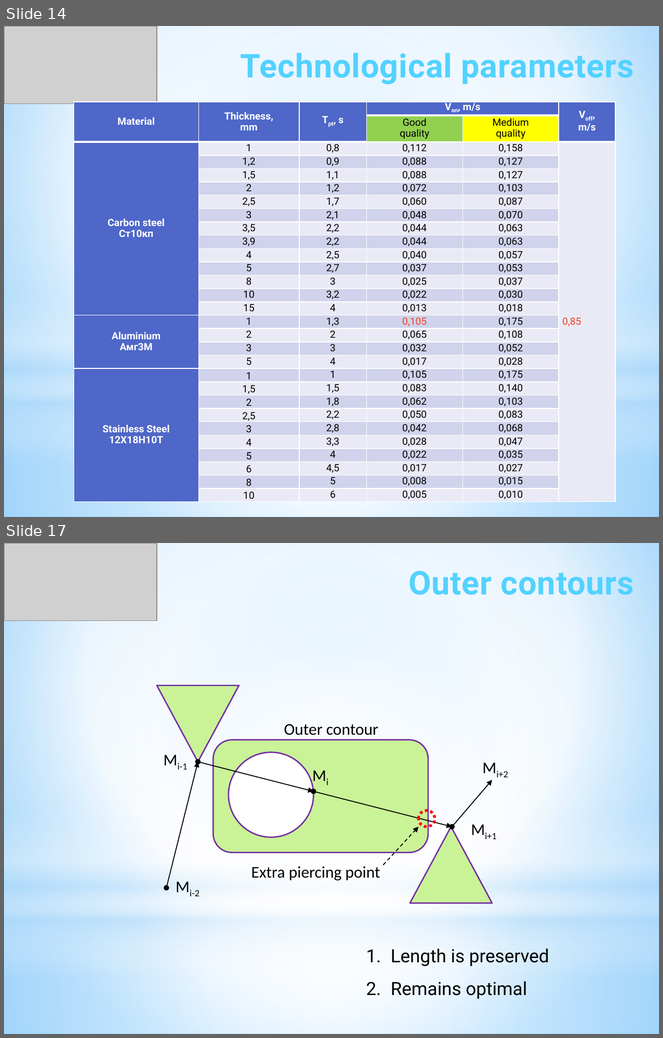
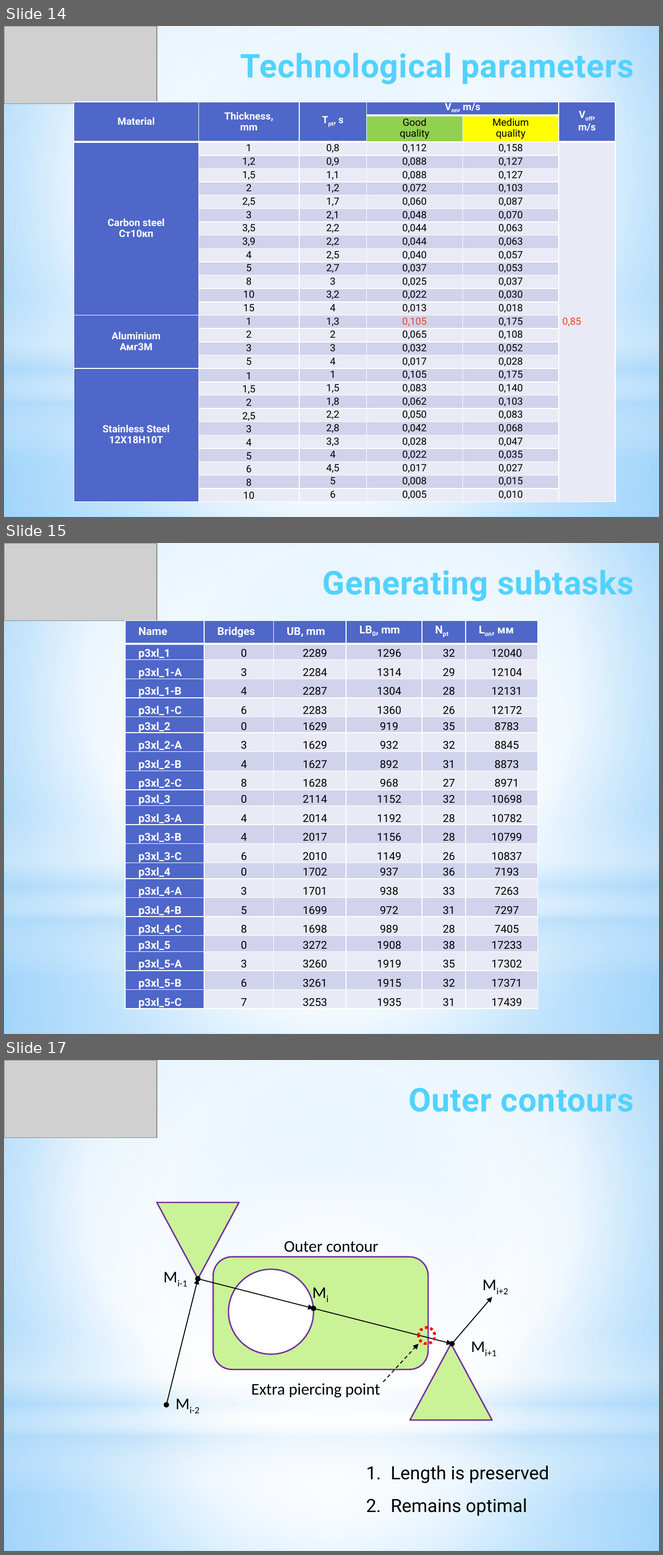
Before and after one commit to ukoloff/LaTeX, a slide deck: 2024/iGSCCP.pptx. Shown one above the other, each under a label of ours: slides 14 and 17 before the commit, slides 14, 15 and 17 after it; the slides between them are not shown. The pictures are 663x1038 and 663x1555 pixels, drawn with LibreOffice and Linux fonts; fonts in the diff are those of the drawing; grey boxes stand for pictures. Boxes give left, top, right and bottom in pixels: in the first picture for what was removed or moved away, otherwise in the second. Text is boxed around its words. In the diff, an @@ line names an element or a change of style, - is before the commit and + after.

Commit message:
Generate subtasks

```diff
--- a/2024/iGSCCP.pptx
+++ b/2024/iGSCCP.pptx
@@ slide 15 added at <box>4,543,659,1034</box>, background gradient #9ED5FF to #FFFFFF to #5BB9FF; not listed: 4 template elements that a slide beside it also shows @@
@@ picture added at <box>4,543,157,621</box> @@
@@ text added at <box>323,570,634,601</box>, 36 pt, text gradient #52D2FF to #20A0CE, bold @@
+Generating subtasks
@@ table added at <box>125,621,539,1012</box>, 21 rows, 6 columns @@
+Name | Bridges | UB, mm | LB0, mm | Npt | Lon, мм
+p3xl_1 | 0 | 2289 | 1296 | 32 | 12040
+p3xl_1-A | 3 | 2284 | 1314 | 29 | 12104
+p3xl_1-B | 4 | 2287 | 1304 | 28 | 12131
+p3xl_1-C | 6 | 2283 | 1360 | 26 | 12172
+p3xl_2 | 0 | 1629 | 919 | 35 | 8783
+p3xl_2-A | 3 | 1629 | 932 | 32 | 8845
+p3xl_2-B | 4 | 1627 | 892 | 31 | 8873
+p3xl_2-C | 8 | 1628 | 968 | 27 | 8971
+p3xl_3 | 0 | 2114 | 1152 | 32 | 10698
+p3xl_3-A | 4 | 2014 | 1192 | 28 | 10782
+p3xl_3-B | 4 | 2017 | 1156 | 28 | 10799
+p3xl_3-C | 6 | 2010 | 1149 | 26 | 10837
+p3xl_4 | 0 | 1702 | 937 | 36 | 7193
+p3xl_4-A | 3 | 1701 | 938 | 33 | 7263
+p3xl_4-B | 5 | 1699 | 972 | 31 | 7297
+p3xl_4-C | 8 | 1698 | 989 | 28 | 7405
+p3xl_5 | 0 | 3272 | 1908 | 38 | 17233
+p3xl_5-A | 3 | 3260 | 1919 | 35 | 17302
+p3xl_5-B | 6 | 3261 | 1915 | 32 | 17371
+p3xl_5-C | 7 | 3253 | 1935 | 31 | 17439
```
Also in this commit, not shown: 1 slide changed, 1 other slide added, 2 slides removed.
